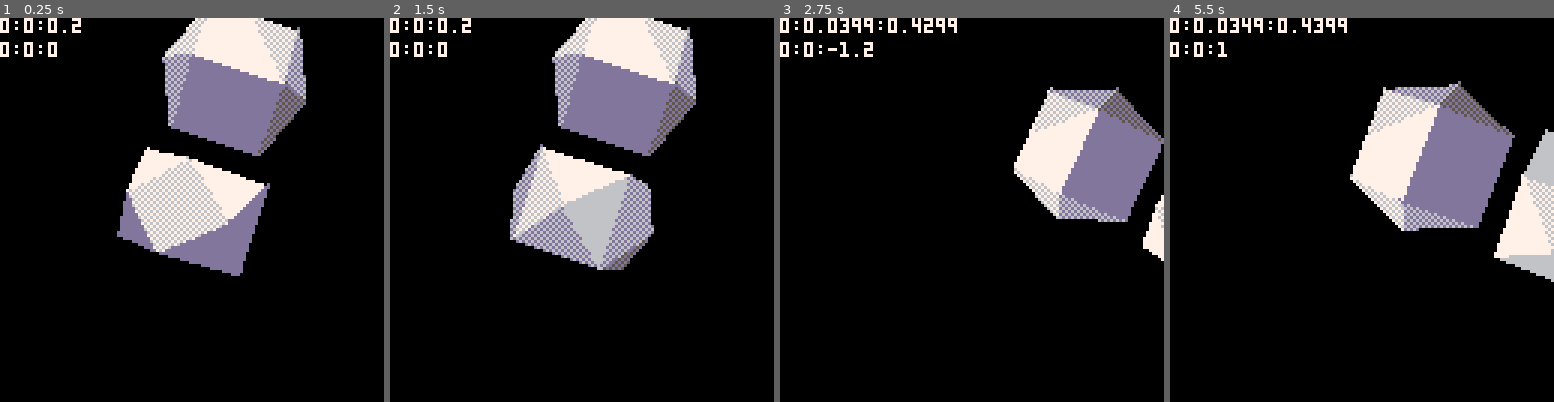
Above: before the commit, frames 1-4 (left to right).
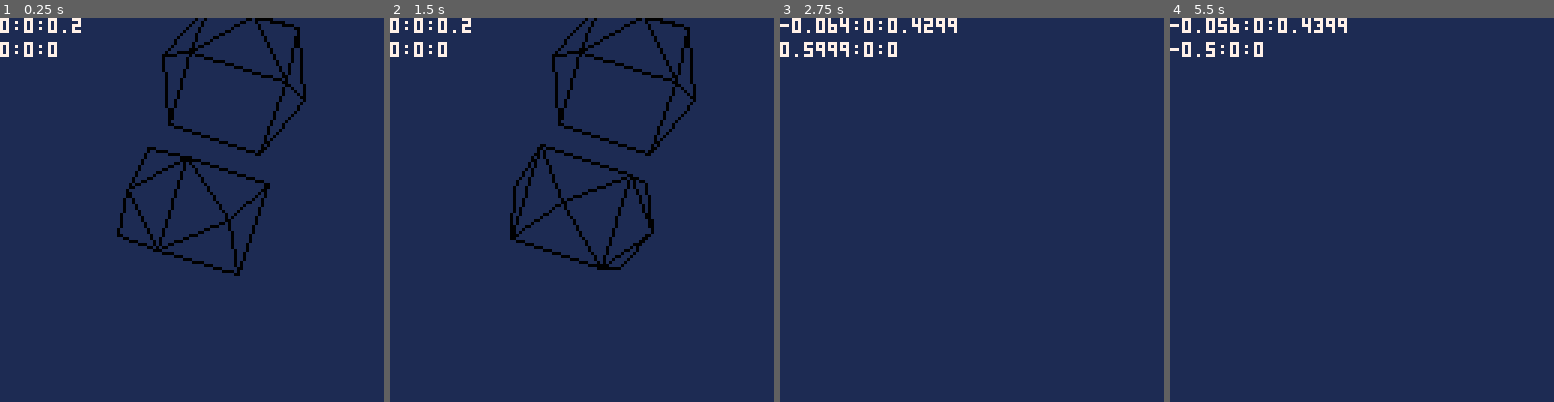
Above: after the commit, the same moments.

Repository: graearea/pico8
Game: PICO-8 cartridge elito8.p8
Two runs of this game, one before a commit and one after it. Both use one fixed random seed, a clock stepped at 60 frames per second and the inputs below.
Inputs:
- Up to frame 1 (0.25 s): no input
- Up to frame 2 (1.5 s): tap O (Z key) at 0.7 s
- Up to frame 3 (2.75 s): hold Right 1.6-2.1 s; hold P2 Left 1.6-2.1 s; tap O (Z key) at 1.7, 2.1, 2.5 s; hold Up 2.15-2.42 s; hold P2 Down 2.15-2.42 s; hold Right from 2.47 s (still down); hold P2 Left from 2.47 s (still down)
- Up to frame 4 (5.5 s): tap O (Z key) every 0.4 s from 2.9 to 5.3 s; release Right at 3.03 s; release P2 Left at 3.03 s; hold Left 3.08-3.58 s; hold P2 Right 3.08-3.58 s; hold Down 3.63-3.97 s; hold P2 Up 3.63-3.97 s; hold Right 4.02-4.68 s; hold P2 Left 4.02-4.68 s; hold Up 4.73-5.03 s; hold P2 Down 4.73-5.03 s; hold Left from 5.08 s (still down); hold P2 Right from 5.08 s (still down)

The runs differ from the first frame. In frame 1, 99% of the frame differs, in the area x 0-100%, y 0-100%; in frame 2, 99%; in frame 3, 99%; in frame 4, 99%.

Commit message:
moves better

Diff:
--- a/elito8.p8
+++ b/elito8.p8
@@ -768,16 +768,16 @@
   rot_ship:set_rot(rot_ship.x_rot+0.01, rot_ship.y_rot, rot_ship.z_rot)
 
   if btn(0,1) then
+   cam:set_pos(cam.pos[1]+0.1, cam.pos[2],cam.pos[3])
+  end
+   if btn(1,1) then
+   cam:set_pos(cam.pos[1]-0.1, cam.pos[2],cam.pos[3])
+  end
+  if btn(2,1) then
+   cam:set_pos(cam.pos[1], cam.pos[2],cam.pos[3]+0.2)
+  end
+  if btn(3,1) then
    cam:set_pos(cam.pos[1], cam.pos[2],cam.pos[3]-0.2)
-  end
-   if btn(1,1) then
-   cam:set_pos(cam.pos[1], cam.pos[2],cam.pos[3]+0.2)
-  end
-  if btn(2,1) then
-   cam:set_pos(cam.pos[1]-0.2, cam.pos[2],cam.pos[3])
-  end
-  if btn(3,1) then
-   cam:set_pos(cam.pos[1]+0.2, cam.pos[2],cam.pos[3])
   end
 
 
@@ -788,10 +788,10 @@
    cam:set_rot(cam.x_rot , cam.y_rot, cam.z_rot+0.01)
   end
   if btn(2) then
-   cam:set_rot(cam.x_rot, cam.y_rot+0.005, cam.z_rot)
+   cam:set_rot(cam.x_rot-0.008, cam.y_rot, cam.z_rot)
   end
   if btn(3) then
-   cam:set_rot(cam.x_rot, cam.y_rot-0.005, cam.z_rot)
+   cam:set_rot(cam.x_rot+0.008, cam.y_rot, cam.z_rot)
   end
   cam.x_rot = min(max(cam.x_rot,-0.5),0.5)
   if btnp(4) then
@@ -812,8 +812,8 @@
 
   --create 2 seperate view ports just to show i can
   --they do both share the same camera with is a bit poo
-  view1 = c_viewport(128,128,0,0,0,vm_solid)
---   view2 = c_viewport(40,40,88,88,1,vm_wire)
+  view1 = c_viewport(128,128,0,0,1,vm_wire)
+--  view2 = c_viewport(40,40,88,88,1,vm_wire)
 
   cam = c_camera()
   cls()
